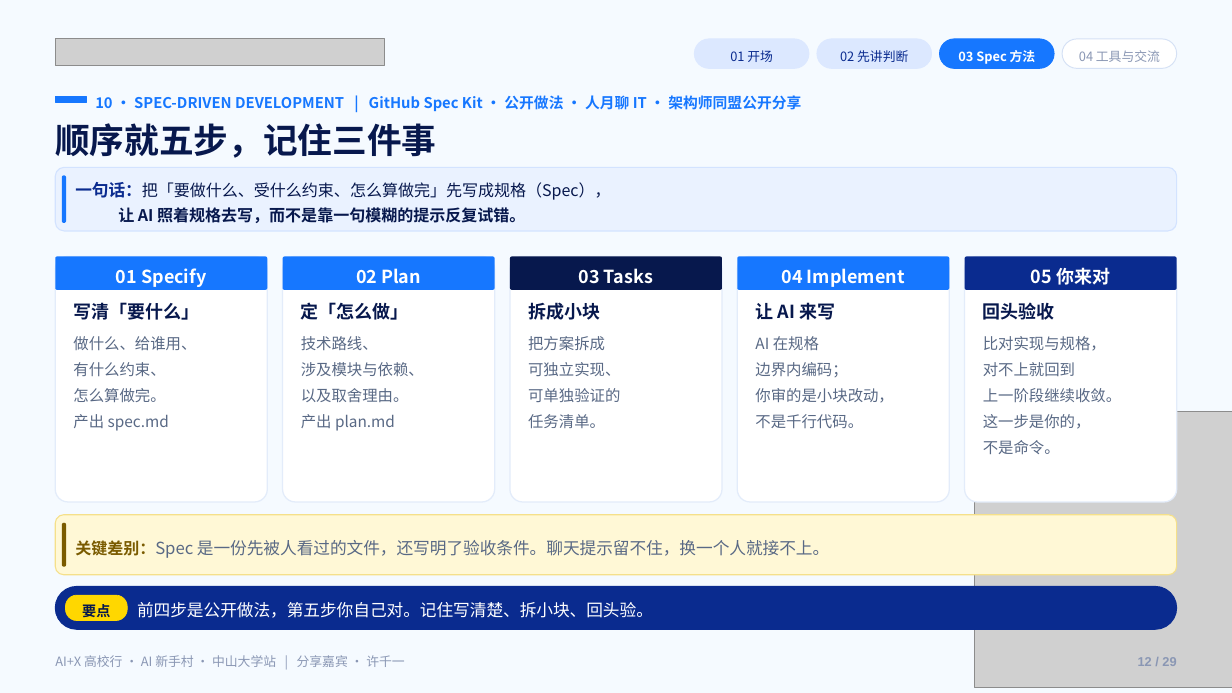
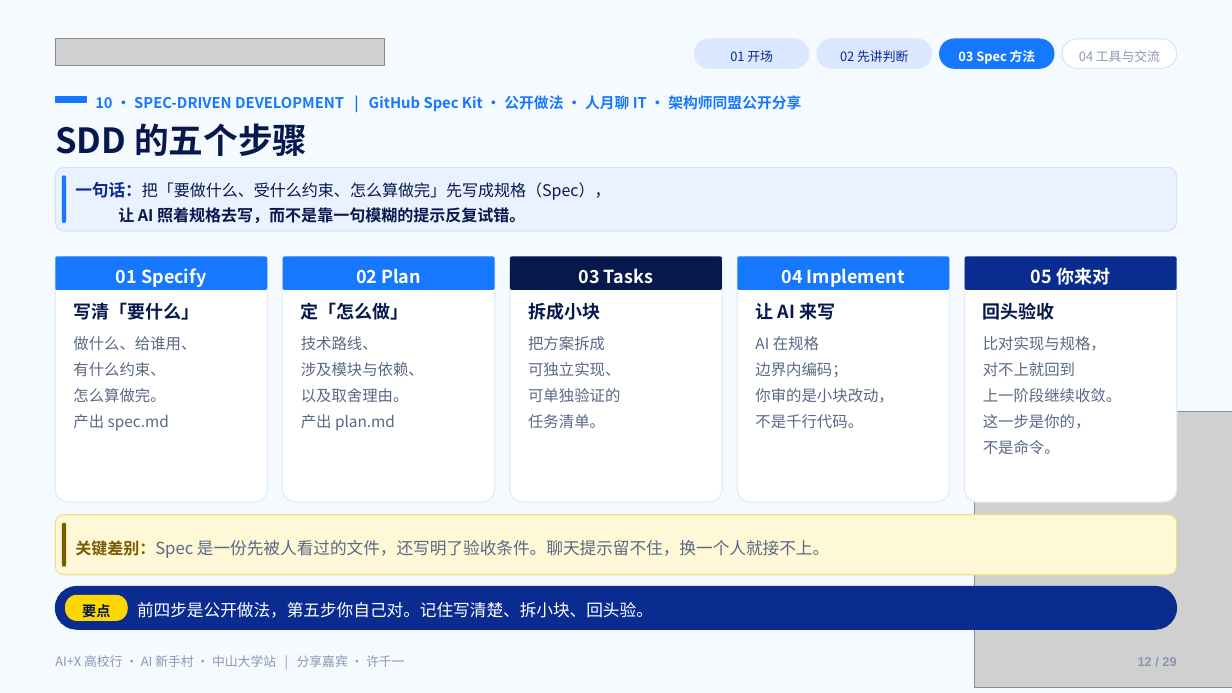
Before and after one commit to Frocir/aix-talk, a slide deck: slide 12 of aix-talk-26pages.pptx. Drawn at 1232x693 pixels with LibreOffice and Linux fonts; fonts in the diff are those of the drawing; grey boxes stand for pictures. Boxes give left, top, right and bottom in pixels: in the first picture for what was removed or moved away, otherwise in the second. Text is boxed around its words. In the diff, an @@ line names an element or a change of style, - is before the commit and + after.

```diff
--- a/aix-talk-26pages.pptx
+++ b/aix-talk-26pages.pptx
@@ text at (x1=55, y1=123, x2=307, y2=156): text changed @@
-顺序就五步，记住三件事
+SDD 的五个步骤
```
Also in this commit, not shown: 8 other slides changed, 2 other files.
